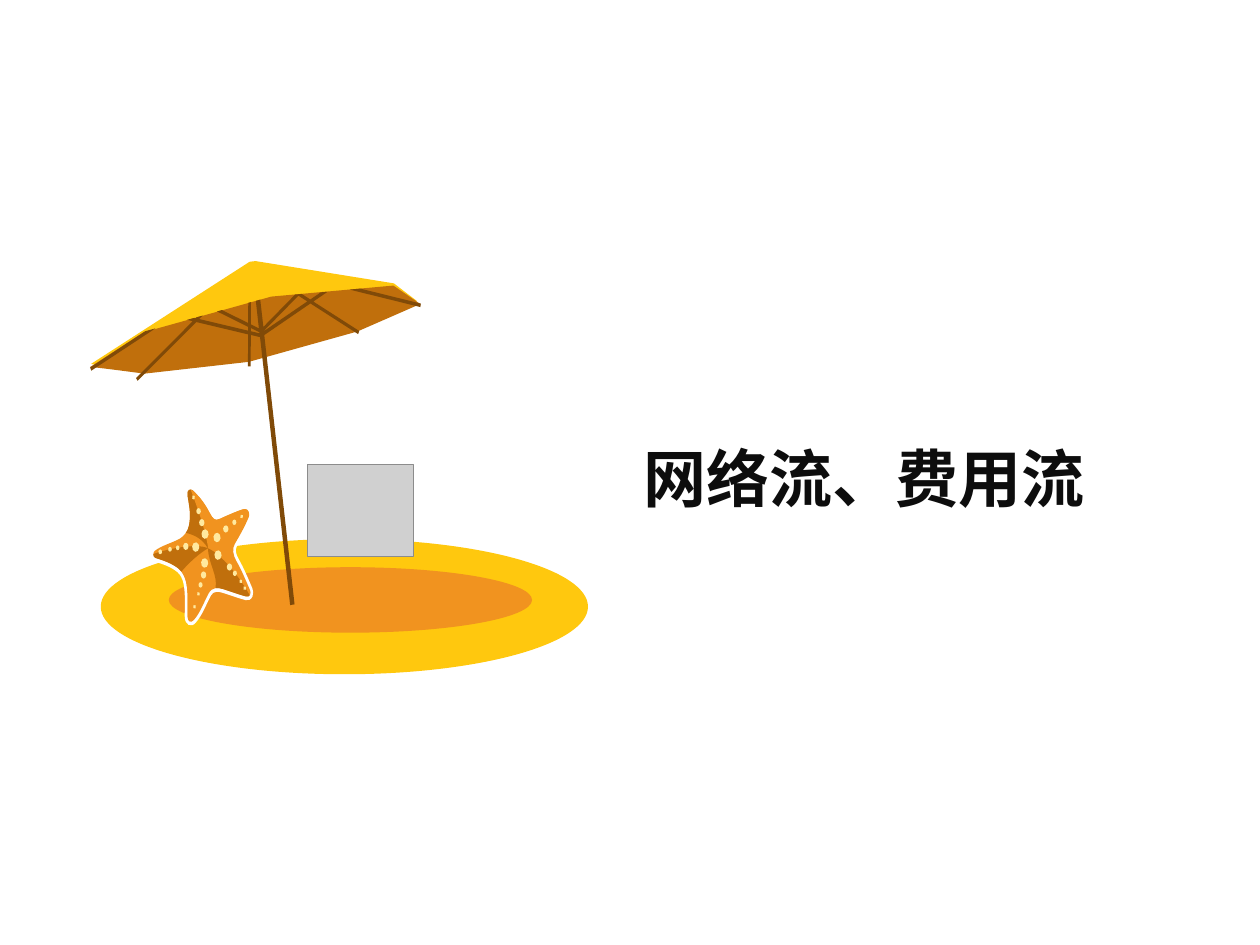
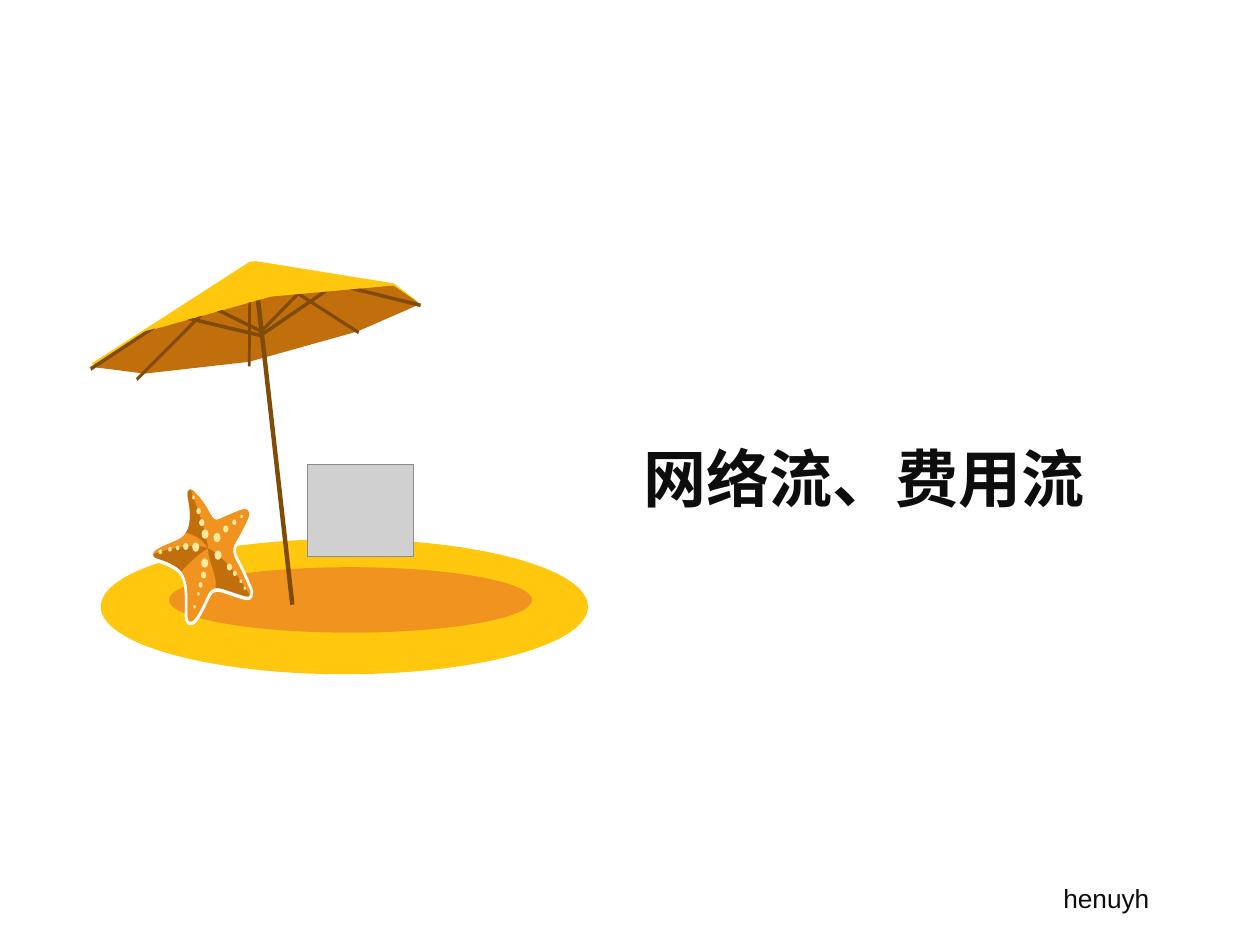
Before and after one commit to Sanzo00/ACM, a slide deck: slide 1 of report/最大流+费用流.ppt. Drawn at 1260x945 pixels with LibreOffice and Linux fonts; fonts in the diff are those of the drawing; grey boxes stand for pictures. Boxes give left, top, right and bottom in pixels: in the first picture for what was removed or moved away, otherwise in the second. Text is boxed around its words. In the diff, an @@ line names an element or a change of style, - is before the commit and + after.

```diff
--- a/report/最大流+费用流.ppt
+++ b/report/最大流+费用流.ppt
@@ text added at [1063,889,1149,914], 15 pt, text #0D0D0D @@
+henuyh
```
Also in this commit, not shown: 4 other slides changed, 4 other files.
